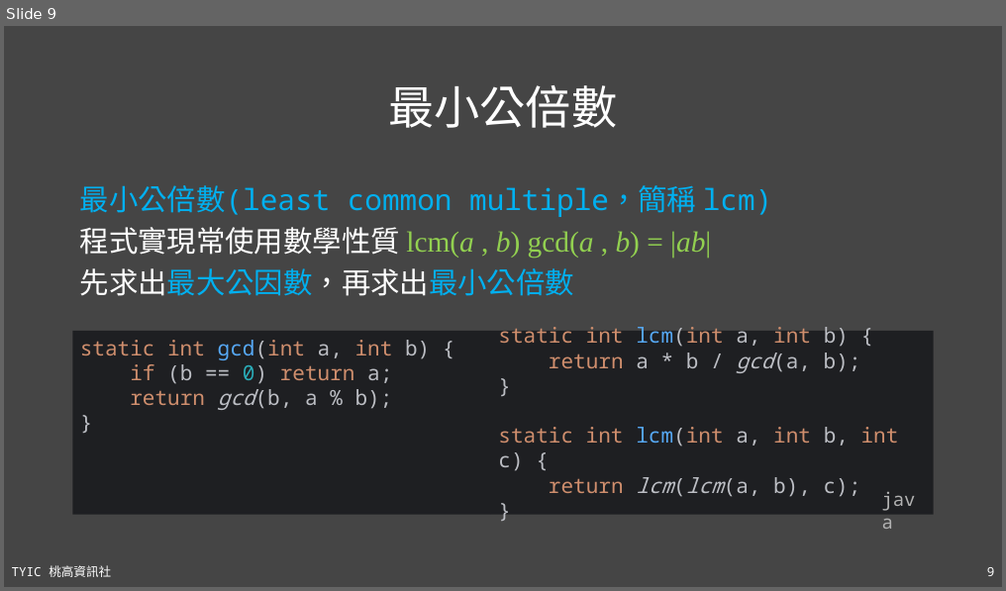
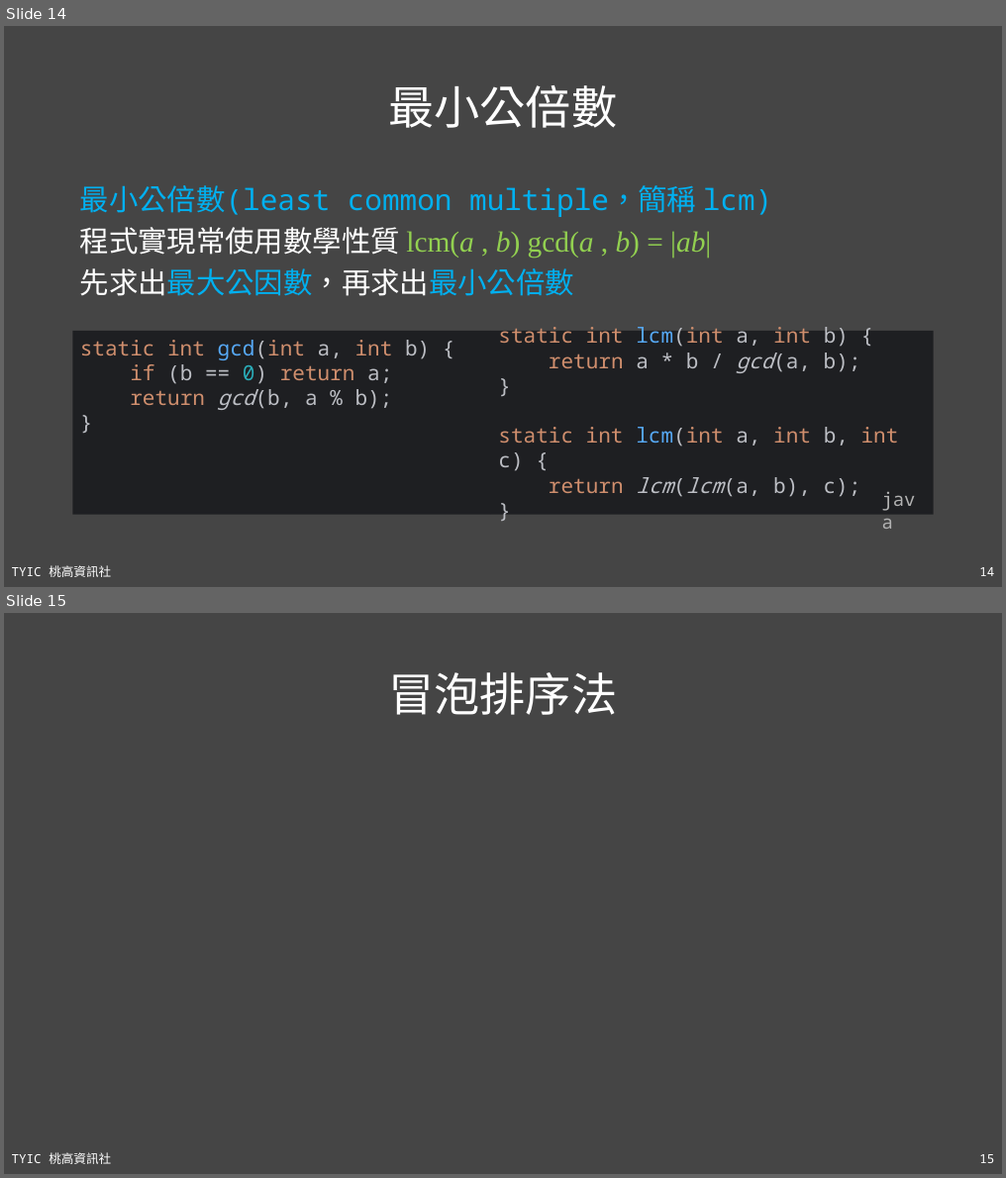
Before and after one commit to TYSHIC/slides, a slide deck: ppt/90_基礎資料結構與演算法.pptx. Shown one above the other, each under a label of ours: slide 9 before the commit, slides 14 and 15 after it. The pictures are 1006x591 and 1006x1178 pixels, drawn with LibreOffice and Linux fonts; fonts in the diff are those of the drawing. Boxes give left, top, right and bottom in pixels: in the first picture for what was removed or moved away, otherwise in the second. Text is boxed around its words. In the diff, an @@ line names an element or a change of style, - is before the commit and + after.

```diff
--- a/ppt/90_基礎資料結構與演算法.pptx
+++ b/ppt/90_基礎資料結構與演算法.pptx
@@ slide 15 added at bbox=[4, 613, 1002, 1174], background #454545; not listed: 2 template elements that a slide beside it also shows @@
@@ title added at bbox=[388, 672, 617, 715], 44 pt, text #FFFFFF @@
+冒泡排序法
@@ what was slide 9 is now slide 14 @@
@@ page number at bbox=[979, 568, 994, 576]: text changed @@
-9
+14
```
Also in this commit, not shown: 5 slides changed, 8 other slides added, 1 other file.
